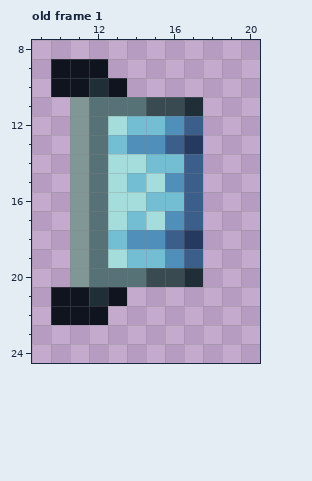
Edited in one commit: pixel-art file (Assets/Sprites/Switch.aseprite). The first picture shows the starting point.
32x32 pixels, 3 frames. Shown: old frame 1: x 9..20, y 8..24. The commit also changed other frames, which this record leaves out.
The same view after the edit:
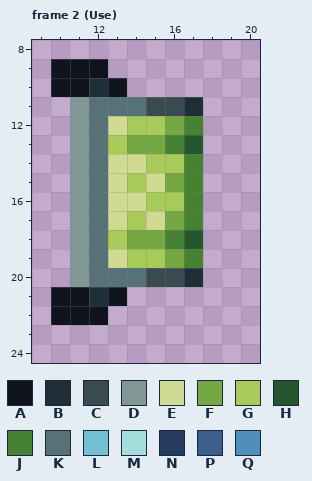
Palette (. is transparent): A #10141f  B #202e37  C #394a50  D #819796  E #d0da91  F #75a743  G #a8ca58  H #25562e  J #468232  K #577277  L #73bed3  M #a4dddb  N #253a5e  P #3c5e8b  Q #4f8fba
A new or re-ordered frame is compared with the old frame closest to it.
From old to new:
frames re-ordered
Frame 2 (Use) against old frame 1, layer "Layer 1":
y 12: x 13..17 MLLQP -> EGGFJ
y 13: x 13..17 LQQPN -> GFFJH
y 14: x 13..17 MMLLP -> EEGGJ
y 15: x 13..17 MLMQP -> EGEFJ
y 16: x 13..17 MMLLP -> EEGGJ
y 17: x 13..17 MLMQP -> EGEFJ
y 18: x 13..17 LQQPN -> GFFJH
y 19: x 13..17 MLLQP -> EGGFJ
Where, in picture pixels (left, top, right, bottom), the same in both pictures:
changed: (108, 116, 203, 268)
